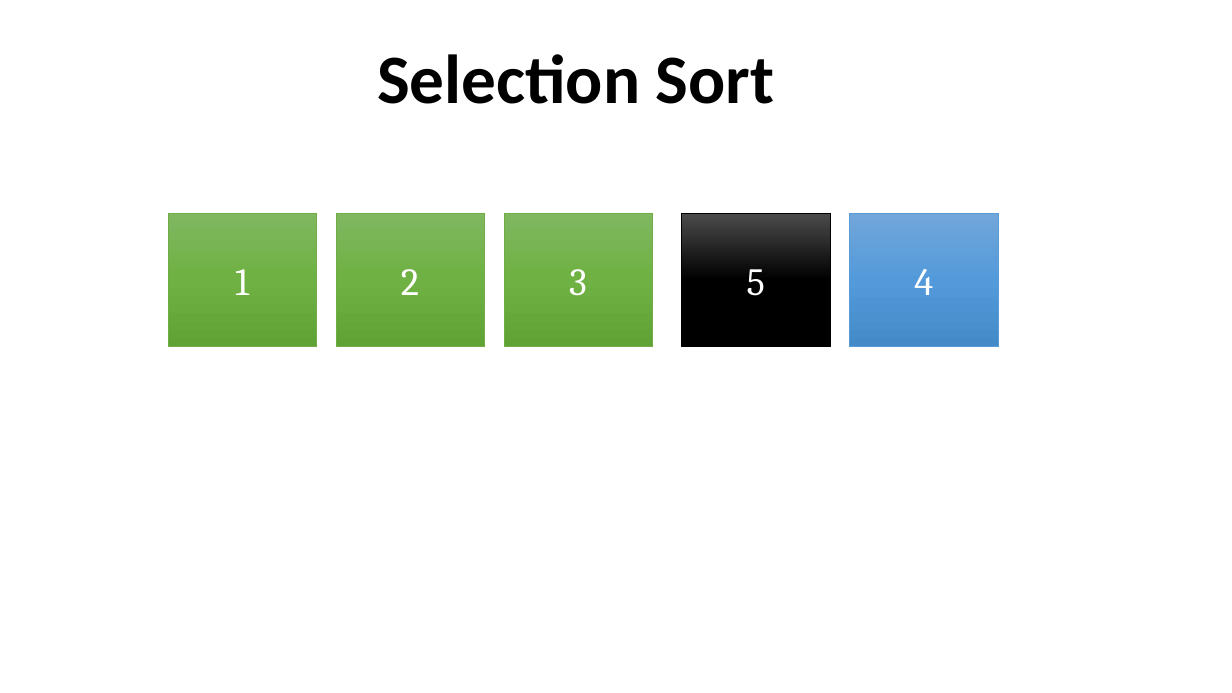
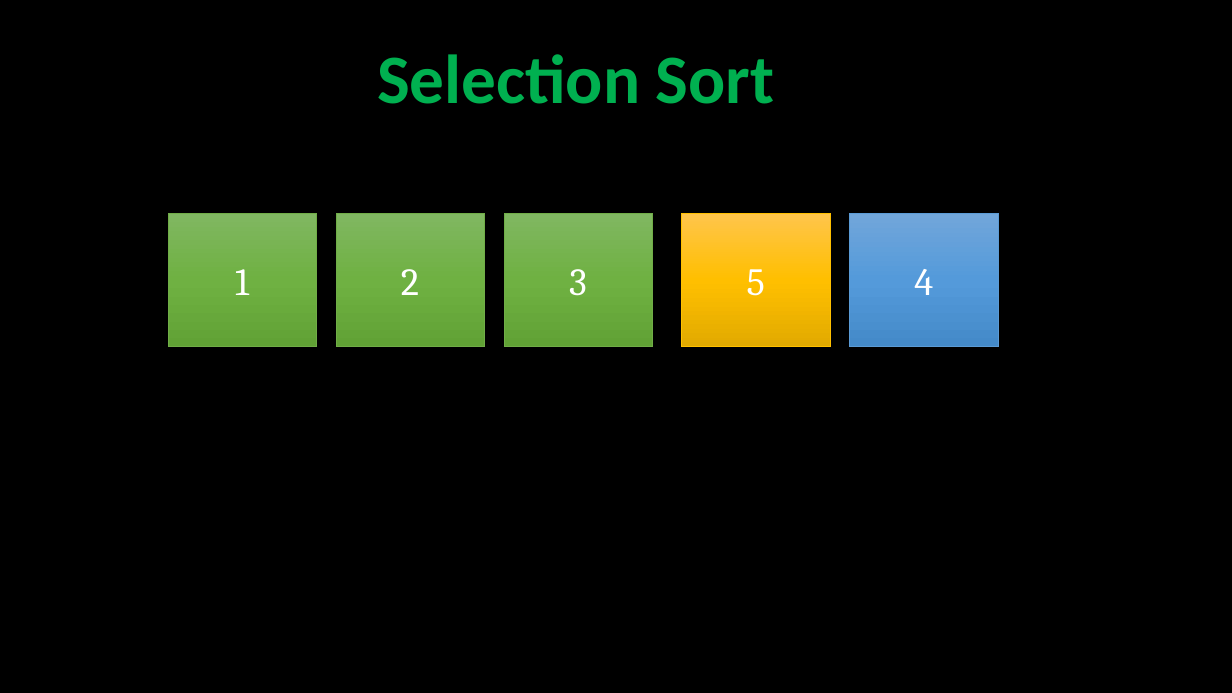
Before and after one commit to robitussin/CCS0015, a slide deck: slide 6 of sorting_algorithms/Selection Sort.pptx. Drawn at 1232x693 pixels with LibreOffice and Linux fonts; fonts in the diff are those of the drawing. Boxes give left, top, right and bottom in pixels: in the first picture for what was removed or moved away, otherwise in the second. Text is boxed around its words. In the diff, an @@ line names an element or a change of style, - is before the commit and + after.

```diff
--- a/sorting_algorithms/Selection Sort.pptx
+++ b/sorting_algorithms/Selection Sort.pptx
@@ background #FFFFFF to #000000 @@
@@ title "Selection Sort" at (377, 54, 775, 104): text colour #000000 to #00B050 @@
@@ rectangle "5" at (682, 213, 830, 347): fill gradient #4B4B4B to #000000 to gradient #FFC64B to #FFC000 to #E3AB00; outline #000000 0.5 pt to #FFC000 0.5 pt @@
```
Also in this commit, not shown: 8 other slides changed, 3 other files.
